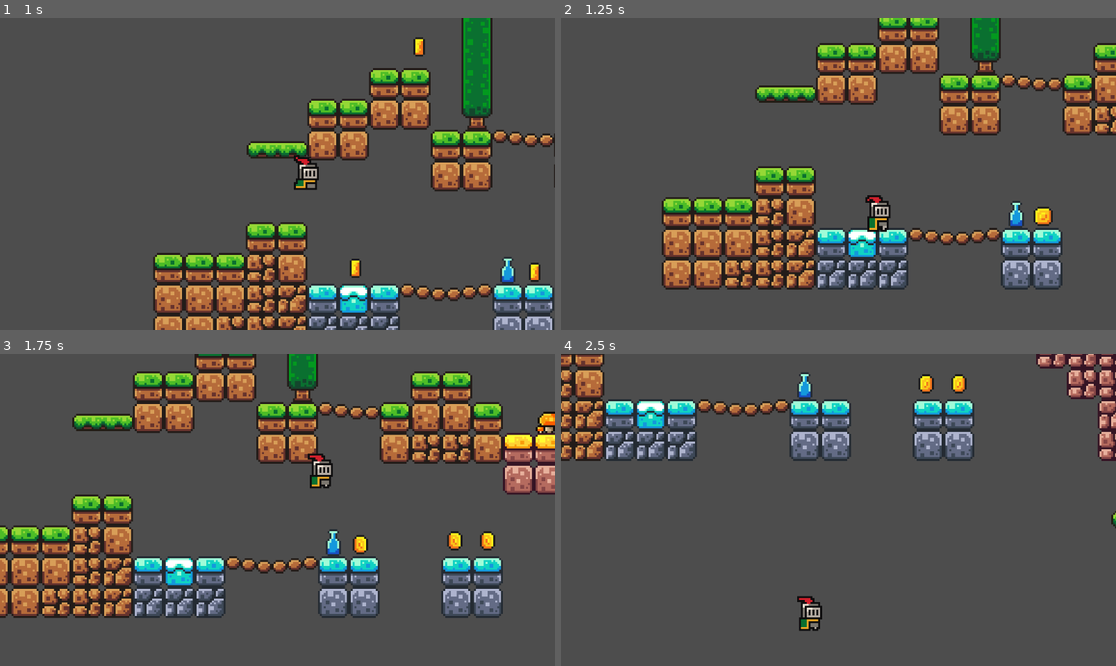
Above: before the commit, frames 1-4 (two rows, left to right).
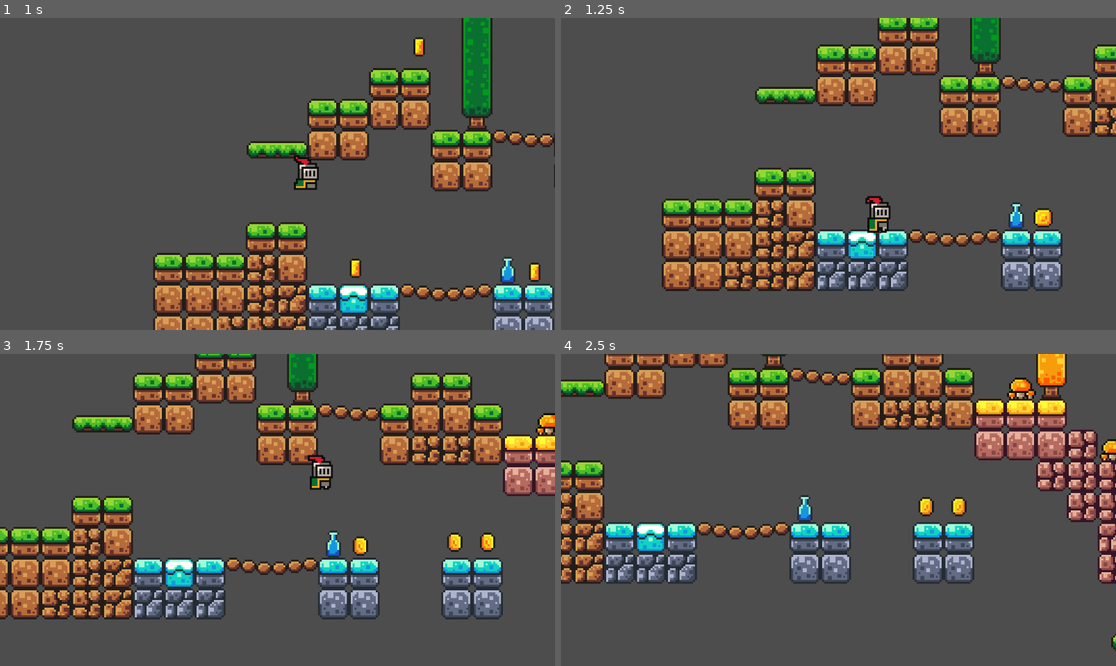
Above: after the commit, the same moments.

Repository: stalogic/tutorial-learning
Game: Godot game, scene res://scenes/game.tscn
Two runs of this game, one before a commit and one after it. Both use one fixed random seed, a clock stepped at 60 frames per second and the inputs below.
Inputs:
- Up to frame 1 (1 s): tap Enter (ui_accept) at 0.5, 0.77 s; hold Right (ui_right) from 0.53 s (still down)
- Up to frame 2 (1.25 s): keep holding Right (ui_right)
- Up to frame 3 (1.75 s): keep holding Right (ui_right); tap Enter (ui_accept) at 1.52 s
- Up to frame 4 (2.5 s): release Right (ui_right) at 2.03 s; hold Left (ui_left) from 2.03 s (still down)

Frame 1 is identical in both runs. In frame 2, 11% of the frame differs, in the area x 18-100%, y 0-88%; in frame 3, 13%; in frame 4, 37%, in the area x 0-100%, y 0-96%.

Commit message:
add killzone

Diff:
--- a/godot/Games/scenes/game.tscn
+++ b/godot/Games/scenes/game.tscn
@@ -1,9 +1,10 @@
-[gd_scene load_steps=13 format=3 uid="uid://d0bmok88w86ms"]
+[gd_scene load_steps=15 format=3 uid="uid://d0bmok88w86ms"]
 
 [ext_resource type="PackedScene" uid="uid://b6kcmpujxydl7" path="res://scenes/player.tscn" id="1_0mqoa"]
 [ext_resource type="Texture2D" uid="uid://btp0c64j7ruqk" path="res://assets/sprites/world_tileset.png" id="2_kcqw5"]
 [ext_resource type="PackedScene" uid="uid://cpkkham1m5pxh" path="res://scenes/platform.tscn" id="3_jp5a3"]
 [ext_resource type="PackedScene" uid="uid://d4d435vr5l3ik" path="res://scenes/coin.tscn" id="4_6eq2a"]
+[ext_resource type="PackedScene" uid="uid://8bio7ubeduxb" path="res://scenes/killzone.tscn" id="5_ofk0u"]
 
 [sub_resource type="TileSetAtlasSource" id="TileSetAtlasSource_wh1o1"]
 texture = ExtResource("2_kcqw5")
@@ -407,6 +408,21 @@
 physics_layer_0/collision_layer = 1
 sources/0 = SubResource("TileSetAtlasSource_wh1o1")
 
+[sub_resource type="Animation" id="Animation_sucvr"]
+length = 0.001
+tracks/0/type = "value"
+tracks/0/imported = false
+tracks/0/enabled = true
+tracks/0/path = NodePath(".:position")
+tracks/0/interp = 1
+tracks/0/loop_wrap = true
+tracks/0/keys = {
+"times": PackedFloat32Array(0),
+"transitions": PackedFloat32Array(1),
+"update": 0,
+"values": [Vector2(430, 39)]
+}
+
 [sub_resource type="Animation" id="Animation_6vqhm"]
 resource_name = "move"
 length = 1.5
@@ -424,7 +440,13 @@
 "values": [Vector2(430, 39), Vector2(536, 39)]
 }
 
-[sub_resource type="Animation" id="Animation_sucvr"]
+[sub_resource type="AnimationLibrary" id="AnimationLibrary_xrv4x"]
+_data = {
+"RESET": SubResource("Animation_sucvr"),
+"move": SubResource("Animation_6vqhm")
+}
+
+[sub_resource type="Animation" id="Animation_3nwnq"]
 length = 0.001
 tracks/0/type = "value"
 tracks/0/imported = false
@@ -436,13 +458,7 @@
 "times": PackedFloat32Array(0),
 "transitions": PackedFloat32Array(1),
 "update": 0,
-"values": [Vector2(430, 39)]
-}
-
-[sub_resource type="AnimationLibrary" id="AnimationLibrary_xrv4x"]
-_data = {
-"RESET": SubResource("Animation_sucvr"),
-"move": SubResource("Animation_6vqhm")
+"values": [Vector2(306, 70)]
 }
 
 [sub_resource type="Animation" id="Animation_llr45"]
@@ -462,27 +478,14 @@
 "values": [Vector2(306, 70), Vector2(306, 127), Vector2(686, 127), Vector2(686, 27)]
 }
 
-[sub_resource type="Animation" id="Animation_3nwnq"]
-length = 0.001
-tracks/0/type = "value"
-tracks/0/imported = false
-tracks/0/enabled = true
-tracks/0/path = NodePath(".:position")
-tracks/0/interp = 1
-tracks/0/loop_wrap = true
-tracks/0/keys = {
-"times": PackedFloat32Array(0),
-"transitions": PackedFloat32Array(1),
-"update": 0,
-"values": [Vector2(306, 70)]
-}
-
 [sub_resource type="AnimationLibrary" id="AnimationLibrary_jsgyf"]
 _data = {
 "RESET": SubResource("Animation_3nwnq"),
 "move": SubResource("Animation_llr45")
 }
 
+[sub_resource type="WorldBoundaryShape2D" id="WorldBoundaryShape2D_8v2v2"]
+
 [node name="Game" type="Node2D"]
 
 [node name="TileMap" type="TileMap" parent="."]
@@ -497,6 +500,8 @@
 [node name="Camera2D" type="Camera2D" parent="Player"]
 position = Vector2(1, -5)
 zoom = Vector2(4, 4)
+limit_bottom = 140
+limit_smoothed = true
 position_smoothing_enabled = true
 
 [node name="Platform" parent="." instance=ExtResource("3_jp5a3")]
@@ -540,3 +545,9 @@
 
 [node name="Coin7" parent="." instance=ExtResource("4_6eq2a")]
 position = Vector2(452, 39)
+
+[node name="Killzone" parent="." instance=ExtResource("5_ofk0u")]
+position = Vector2(142, 134)
+
+[node name="CollisionShape2D" type="CollisionShape2D" parent="Killzone"]
+shape = SubResource("WorldBoundaryShape2D_8v2v2")
--- /dev/null
+++ b/godot/Games/scenes/killzone.tscn
@@ -0,0 +1,14 @@
+[gd_scene load_steps=2 format=3 uid="uid://8bio7ubeduxb"]
+
+[ext_resource type="Script" path="res://scripts/killzone.gd" id="1_njb6t"]
+
+[node name="Killzone" type="Area2D"]
+collision_mask = 2
+script = ExtResource("1_njb6t")
+
+[node name="Timer" type="Timer" parent="."]
+wait_time = 0.6
+one_shot = true
+
+[connection signal="body_entered" from="." to="." method="_on_body_entered"]
+[connection signal="timeout" from="Timer" to="." method="_on_timer_timeout"]
--- /dev/null
+++ b/godot/Games/scripts/killzone.gd
@@ -0,0 +1,11 @@
+extends Area2D
+
+@onready var timer = $Timer
+
+func _on_body_entered(body):
+	print("You died.")
+	timer.start()
+
+
+func _on_timer_timeout():
+	get_tree().reload_current_scene()
